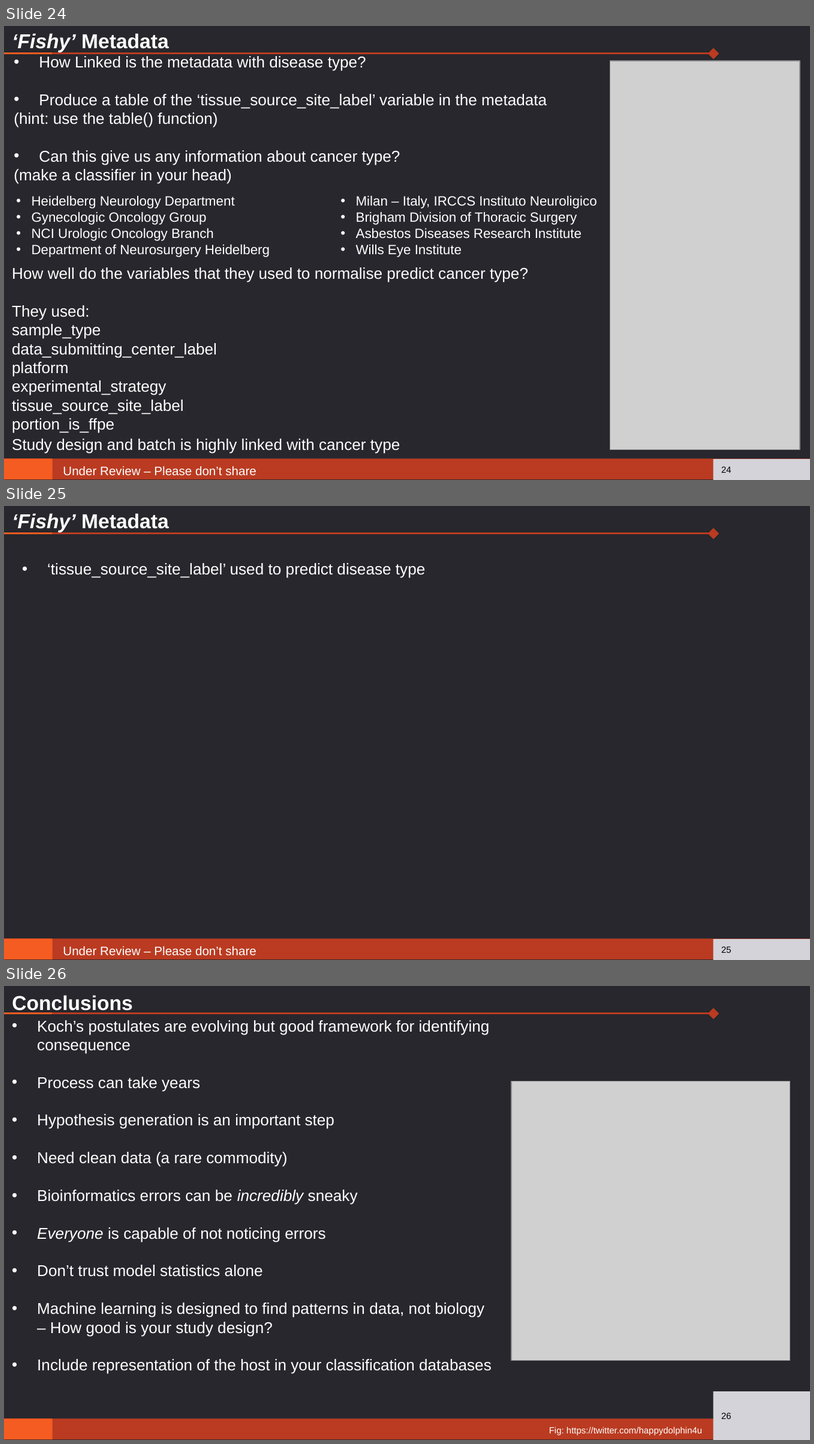
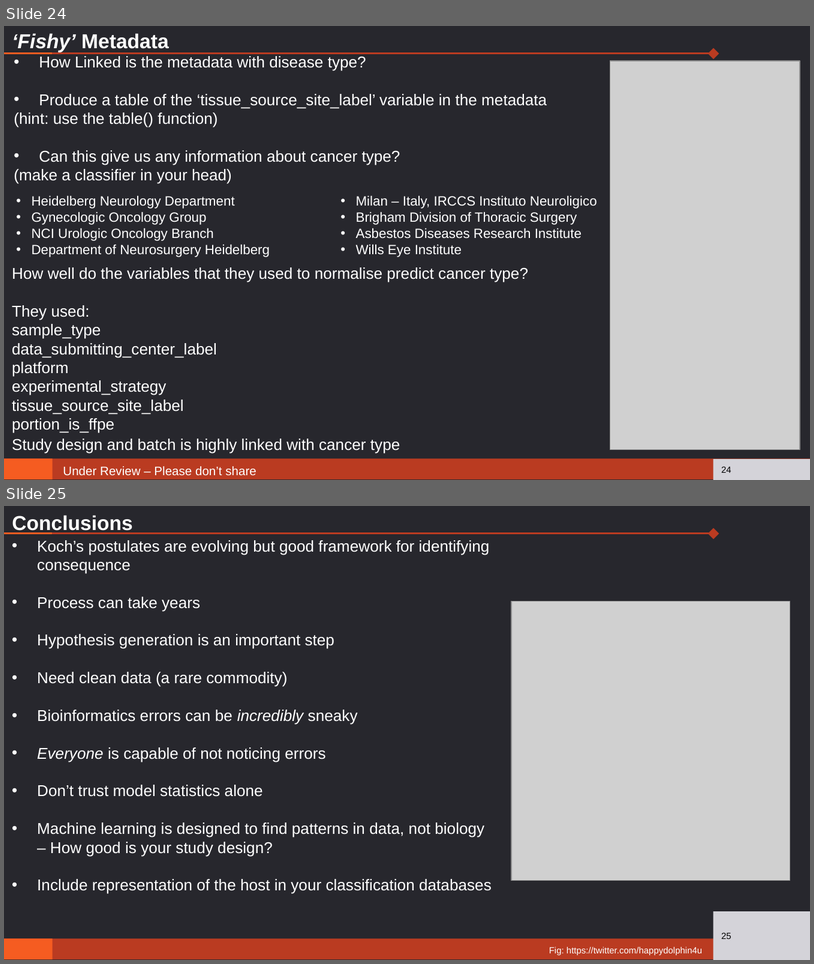
Before and after one commit to UEA-Cancer-Genetics-Lab/MMB-masterclass-biomarkers, a slide deck: Presentations/Gihawi_MMB_Sequence_to_Consequence_27Jun25.pptx. Shown one above the other, each under a label of ours: slides 24, 25 and 26 before the commit, slides 24 and 25 after it. The pictures are 814x1444 and 814x964 pixels, drawn with LibreOffice and Linux fonts; fonts in the diff are those of the drawing; grey boxes stand for pictures. Boxes give left, top, right and bottom in pixels: in the first picture for what was removed or moved away, otherwise in the second. Text is boxed around its words. In the diff, an @@ line names an element or a change of style, - is before the commit and + after.

Commit message:
slide update

```diff
--- a/Presentations/Gihawi_MMB_Sequence_to_Consequence_27Jun25.pptx
+++ b/Presentations/Gihawi_MMB_Sequence_to_Consequence_27Jun25.pptx
@@ slide 25 removed at [4,506,810,960], background #27272D; not listed: 4 template elements that a slide beside it also shows @@
@@ title removed at [12,513,169,532] @@
-‘Fishy’ Metadata
@@ text removed at [47,563,425,578] @@
-• ‘tissue_source_site_label’ used to predict disease type
@@ text removed at [63,946,256,955] @@
-Under Review – Please don’t share
@@ page number removed at [714,939,810,960] @@
-25
@@ what was slide 26 is now slide 25 @@
```
